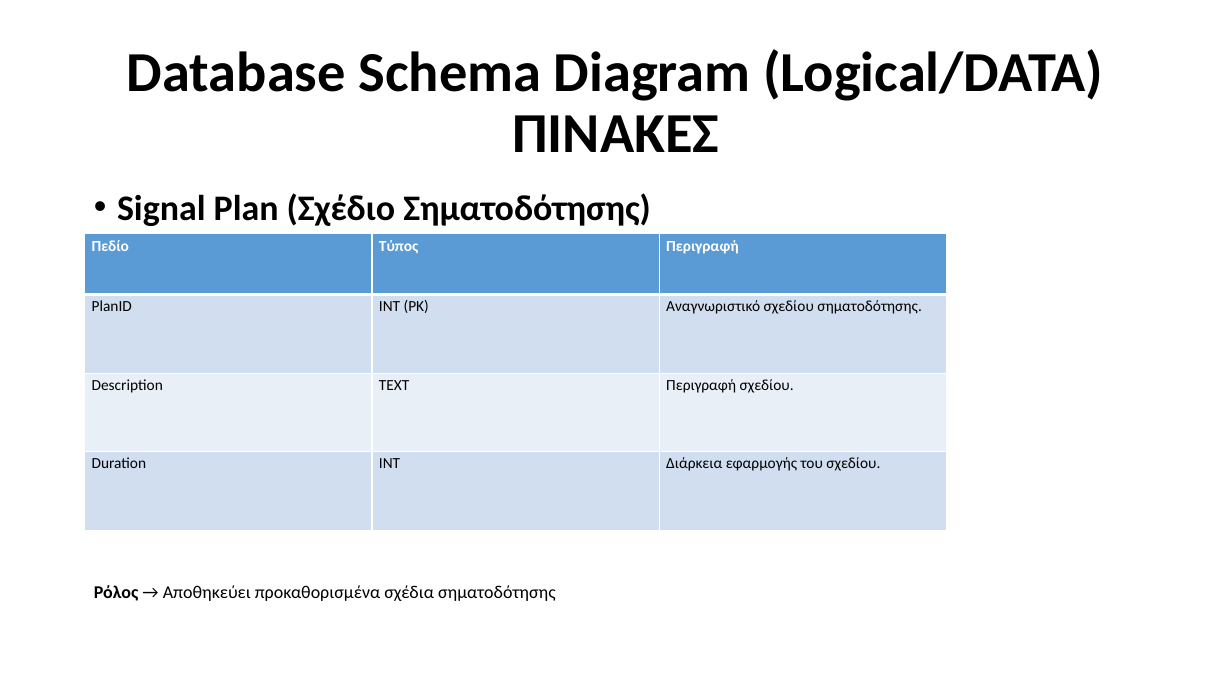
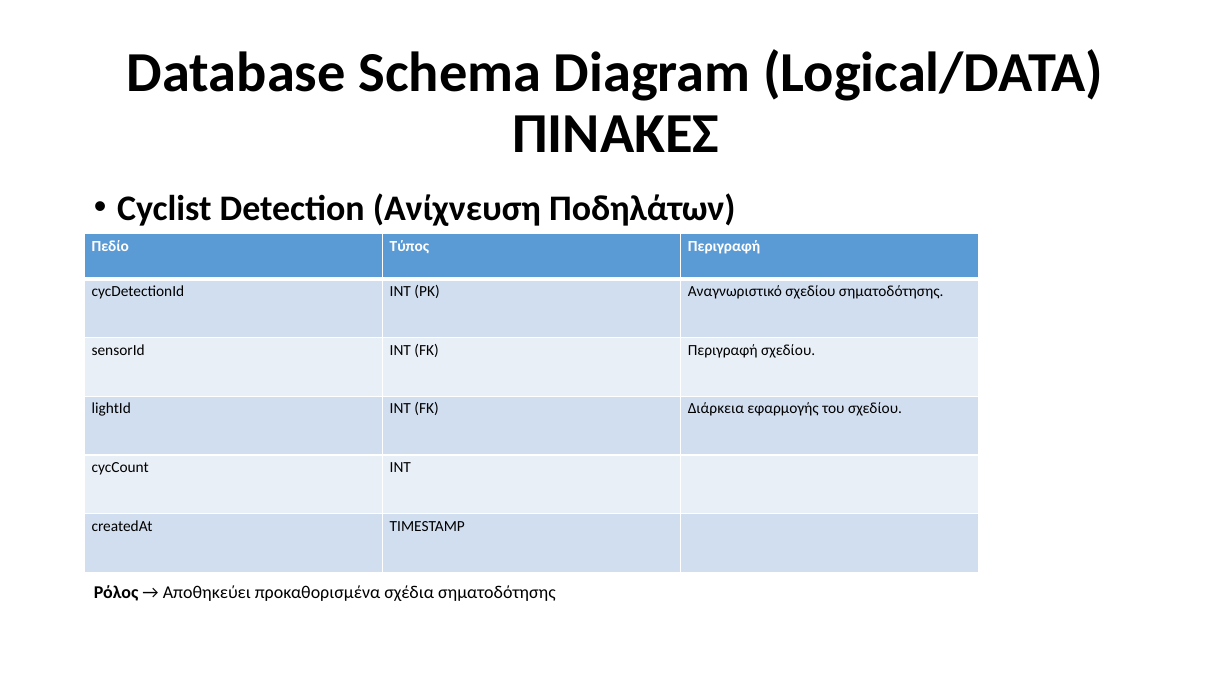
Before and after one commit to Ath21/STL_Drive, a slide deck: slide 18 of Presentation.pptx (slide 15 before the commit). Drawn at 1232x693 pixels with LibreOffice and Linux fonts; fonts in the diff are those of the drawing. Boxes give left, top, right and bottom in pixels: in the first picture for what was removed or moved away, otherwise in the second. Text is boxed around its words. In the diff, an @@ line names an element or a change of style, - is before the commit and + after.

```diff
--- a/Presentation.pptx
+++ b/Presentation.pptx
@@ text at (117,193,735,226): text changed @@
-• Signal Plan (Σχέδιο Σηματοδότησης)
+• Cyclist Detection (Ανίχνευση Ποδηλάτων)
@@ table at (85,234,981,572) @@
-row 2: PlanID | INT (PK) | Αναγνωριστικό σχεδίου σηματοδότησης.
-row 3: Description | TEXT | Περιγραφή σχεδίου.
-row 4: Duration | INT | Διάρκεια εφαρμογής του σχεδίου.
+row 2: cycDetectionId | INT (PK) | Αναγνωριστικό σχεδίου σηματοδότησης.
+row 3: sensorId | INT (FK) | Περιγραφή σχεδίου.
+row 4: lightId | INT (FK) | Διάρκεια εφαρμογής του σχεδίου.
+row 5: cycCount | INT | 
+row 6: createdAt | TIMESTAMP | 
@@ table: place and size @@
-table at (85,234,947,531)
+table at (85,234,981,572)
```
Also in this commit, not shown: 8 other slides changed, 8 slides added, 6 slides removed, 19 other files.
